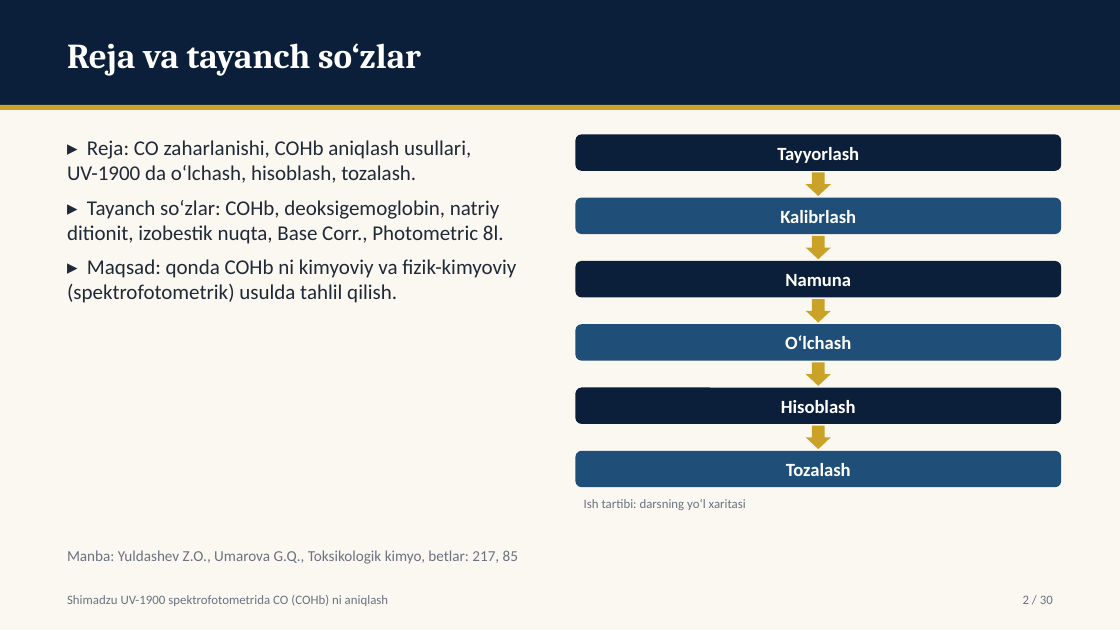
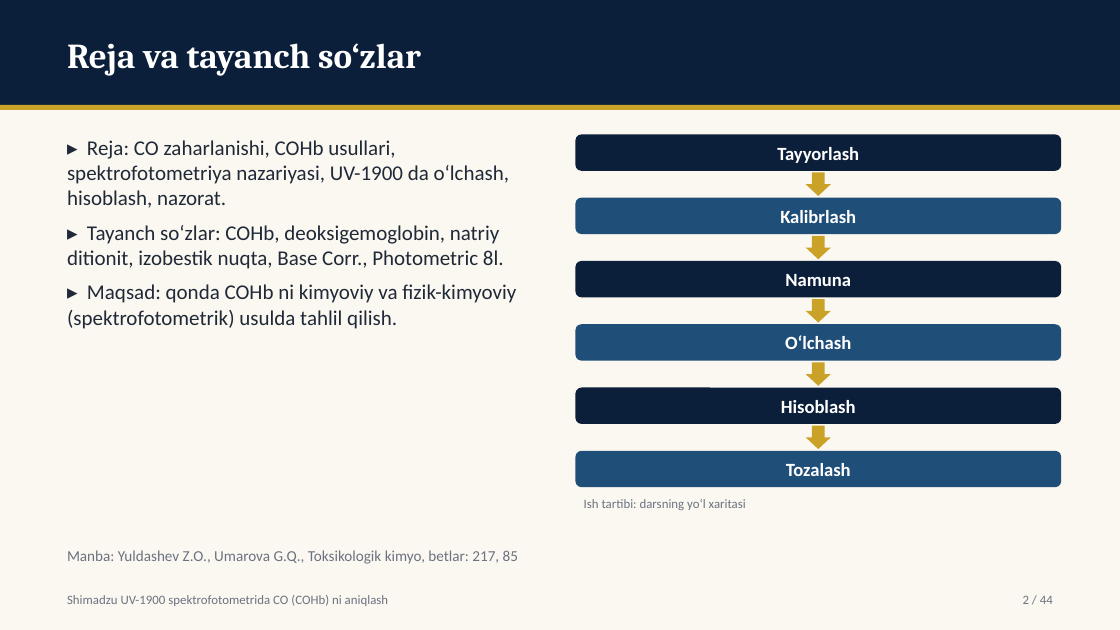
Before and after one commit to davlatsudekspert/forensic-expert, a slide deck: slide 2 of out/instr-02-uv1900-cohb.pptx. Drawn at 1120x630 pixels with LibreOffice and Linux fonts; fonts in the diff are those of the drawing. Boxes give left, top, right and bottom in pixels: in the first picture for what was removed or moved away, otherwise in the second. Text is boxed around its words. In the diff, an @@ line names an element or a change of style, - is before the commit and + after.

```diff
--- a/out/instr-02-uv1900-cohb.pptx
+++ b/out/instr-02-uv1900-cohb.pptx
@@ text at bbox=[67, 140, 509, 208]: text changed @@
-▸ Reja: CO zaharlanishi, COHb aniqlash usullari, UV-1900 da o‘lchash, hisoblash, tozalash.
+▸ Reja: CO zaharlanishi, COHb usullari, spektrofotometriya nazariyasi, UV-1900 da o‘lchash, hisoblash, nazorat.
@@ text at bbox=[1023, 596, 1053, 604]: text changed @@
-2 / 30
+2 / 44
```
Also in this commit, not shown: 28 other slides changed, 14 slides added, 9 other files.
